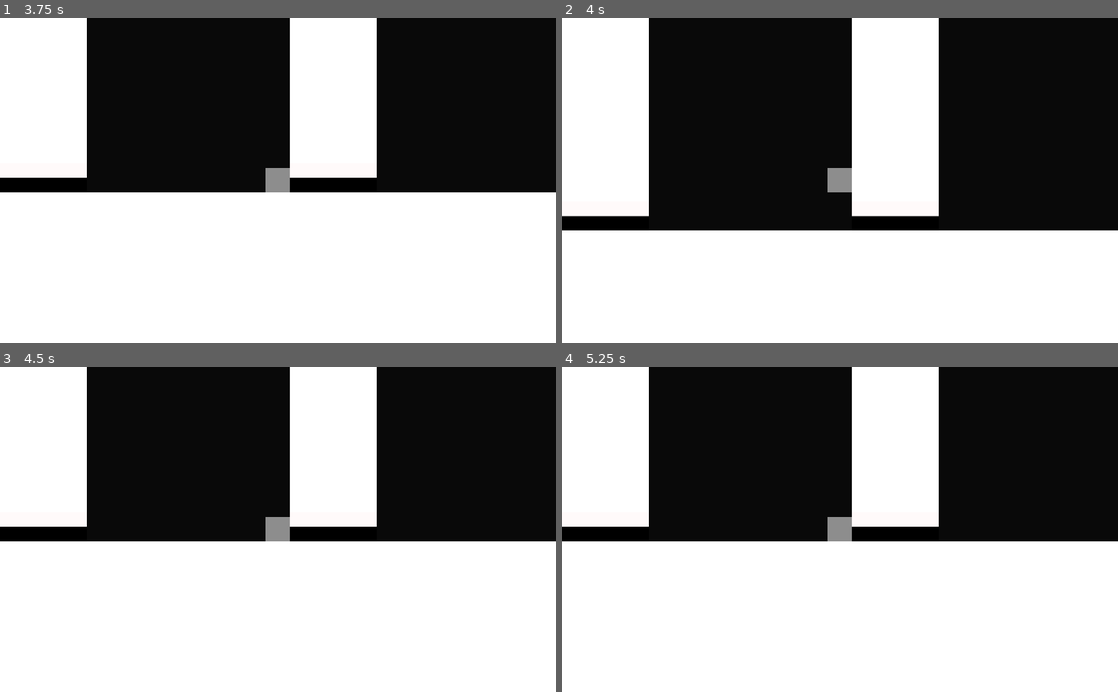
Above: before the commit, frames 1-4 (two rows, left to right).
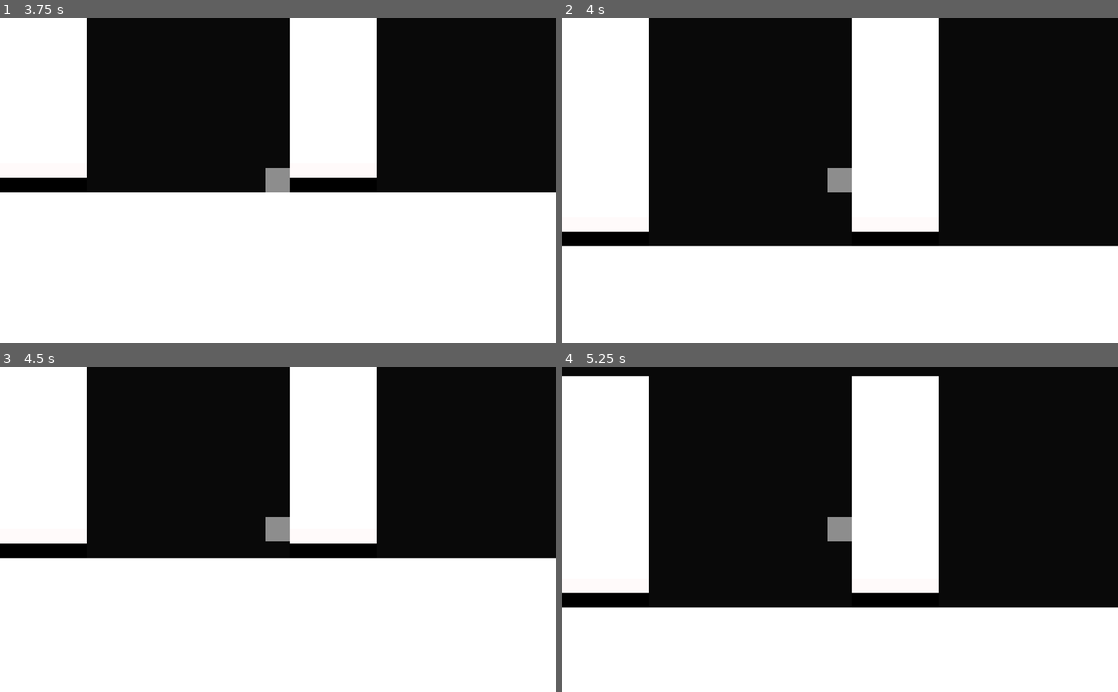
Above: after the commit, the same moments.

Repository: oleksadobush/Up_is_Down
Game: Godot game, scene res://src/Main.tscn
Two runs of this game, one before a commit and one after it. Both use one fixed random seed, a clock stepped at 60 frames per second and the inputs below.
Inputs:
- Up to frame 1 (3.75 s): tap Enter at 0.5 s; hold Right (RIGHT) 0.53-2.03 s; tap Up (UP) at 0.6, 0.77, 1.07, 1.35, 1.52, 1.82, 2.1, 2.85, 3.02, 3.32, 3.6 s; hold Down (DOWN) 2.03-2.78 s; hold Right (RIGHT) from 2.78 s (still down)
- Up to frame 2 (4 s): keep holding Right (RIGHT); tap Up (UP) at 3.77 s
- Up to frame 3 (4.5 s): tap Up (UP) at 4.07, 4.35 s; release Right (RIGHT) at 4.28 s
- Up to frame 4 (5.25 s): tap Up (UP) at 4.52, 4.82, 5.1 s; hold Right (RIGHT) from 5.03 s (still down)

Frame 1 is identical in both runs. In frame 2, 6.4% of the frame differs, in the area x 0-100%, y 60-71%; in frame 3, 6.5%; in frame 4, 18%, in the area x 0-100%, y 0-75%.

Commit message:
remove falling near wall

Diff:
--- a/src/Actors/Player.gd
+++ b/src/Actors/Player.gd
@@ -4,7 +4,7 @@
 var SPEED_UP: int = 600
 var JUMP_FORCE: int = 775
 var SPRING_FORCE: int = 6000
-var NEAR_WALL_SPEED: int = 150
+var NEAR_WALL_SPEED: int = 10
 var LERP_WEIGHT: float = 0.3
 
 var gravity: int = 2000
@@ -13,7 +13,6 @@
 var _sliding: bool = false
 var _velocity: Vector2 = Vector2()
 
-onready var EdgeRayFall = get_node("EdgeRayFall")
 onready var EdgeRayJump = get_node("EdgeRayJump")
 onready var WallRay = get_node("WallRay")
 onready var CeillingRay = get_node("CeillingRay")
@@ -25,9 +24,7 @@
 	if not _jumped and Input.is_action_just_pressed("UP"):
 		_velocity.y -= JUMP_FORCE
 		if not WallRay.is_colliding():
-			if EdgeRayFall.is_colliding():
-				_velocity.y += NEAR_WALL_SPEED
-			elif EdgeRayJump.is_colliding():
+			if EdgeRayJump.is_colliding():
 				_velocity.y -= NEAR_WALL_SPEED
 		_jumped = true
 
@@ -38,7 +35,7 @@
 		AnimPlayer.play("start_slide")
 		_sliding = true
 	if _sliding and not CeillingRay.is_colliding() and \
-	(not EdgeRayFall.is_colliding() or WallRay.is_colliding()):
+	(not EdgeRayJump.is_colliding() or WallRay.is_colliding()):
 		AnimPlayer.play("finish_slide")
 		_sliding = false
 
--- a/src/Actors/Player.tscn
+++ b/src/Actors/Player.tscn
@@ -86,12 +86,6 @@
 position = Vector2( 0.5, 1 )
 shape = SubResource( 6 )
 
-[node name="EdgeRayFall" type="RayCast2D" parent="."]
-position = Vector2( -25, -2 )
-scale = Vector2( 0.4, 0.4 )
-enabled = true
-cast_to = Vector2( 500, -250 )
-
 [node name="EdgeRayJump" type="RayCast2D" parent="."]
 scale = Vector2( 0.2, 0.2 )
 enabled = true
